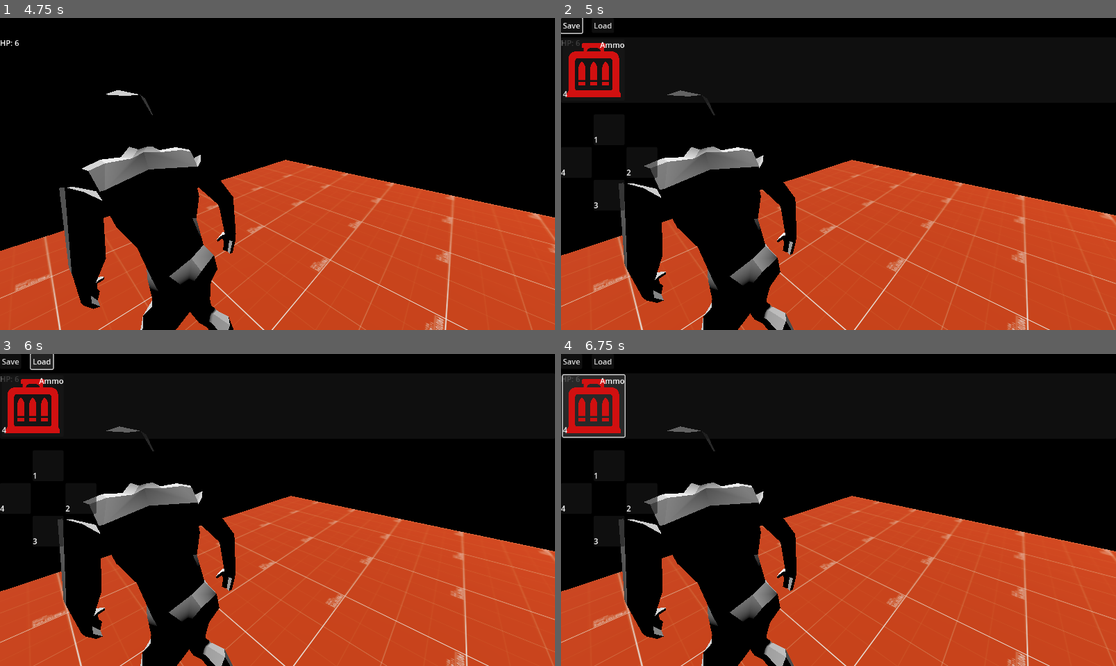
Above: before the commit, frames 1-4 (two rows, left to right).
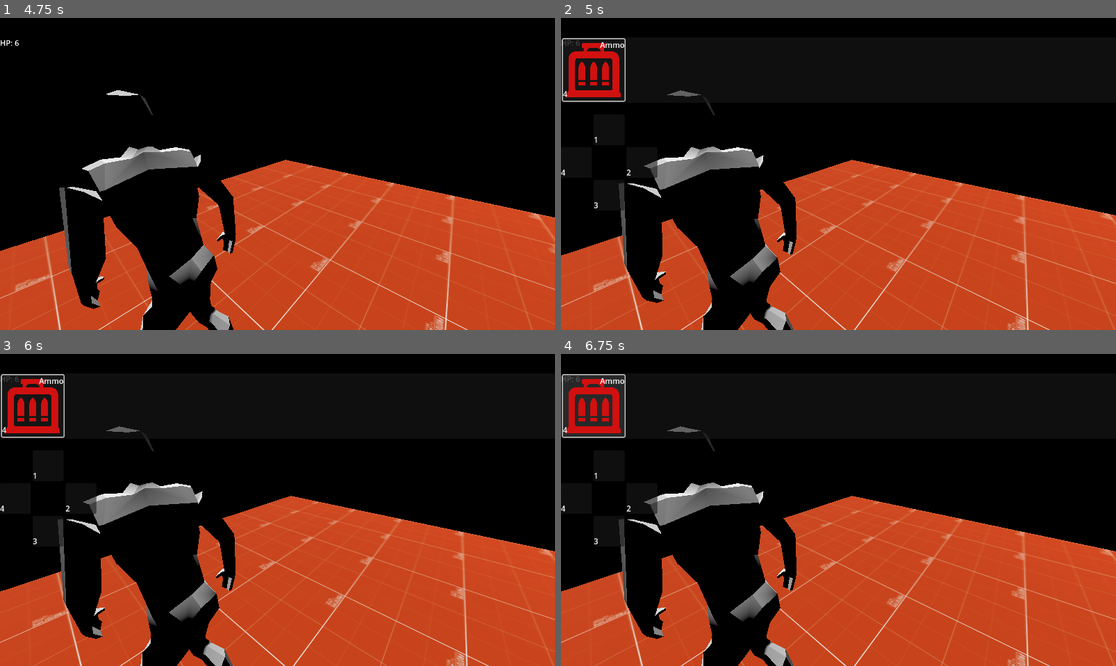
Above: after the commit, the same moments.

Repository: Vosnov/GD_APrototype
Game: Godot game, scene res://Scenes/test_scene.tscn
The game is run twice, just before and just after one commit, with the same random seed, the same clock (stepped at 60 frames per second) and the same inputs. The engine's default icon, where the game draws it, is replaced by a stand-in: a white triangle on a blue panel in a dark square.
Inputs (mouse positions are in pixels of both pictures, inside the frame that each line leads up to):
- Up to frame 1 (4.75 s): move the mouse to (305, 174) at 0.52 s; hold D (right) 0.53-1.28 s; tap E (action) at 0.6, 2.3, 2.85, 4.55 s; tap S (bottom) at 0.8, 1.35, 3.05, 4.35 s; move the mouse to (249, 174) at 1.27 s; hold A (left) 1.28-2.03 s; tap W (top) at 1.55, 2.1, 3.8 s; move the mouse to (288, 167) at 2.02 s; hold D (right) 2.03-3.53 s; move the mouse to (271, 180) at 2.77 s; move the mouse to (316, 177) at 3.52 s; hold Right mouse button (aim) 3.53-4.28 s; hold A (left) from 3.53 s (still down); tap Escape (ui_cancel) at 4.15 s; move the mouse to (233, 170) at 4.27 s
- Up to frame 2 (5 s): keep holding A (left); tap Tab (ui_menu) at 4.9 s
- Up to frame 3 (6 s): release A (left) at 5 s; click (11, 360) at 5 s, where only the run before the commit has a clickable "Save"; click (44, 360) at 5.75 s, where only the run before the commit has a clickable "Load"
- Up to frame 4 (6.75 s): click "Ammo" at 6.5 s

Frame 1 is identical in both runs. In frame 2, 0.3% of the frame differs, in the area x 0-12%, y 0-27%; in frame 3, 0.5%; in frame 4, less than 0.1%.

Commit message:
save room and save ui

Diff:
--- a/Nodes/Charecters/player.tscn
+++ b/Nodes/Charecters/player.tscn
@@ -147,7 +147,7 @@
 [node name="UI" parent="." instance=ExtResource("8_xdrrl")]
 
 [node name="BoneAttachment3D" type="BoneAttachment3D" parent="."]
-transform = Transform3D(-0.478844, 0.362164, 0.799716, 0.872429, 0.297847, 0.387498, -0.0978549, 0.883247, -0.458584, -0.341453, 1.15569, 1.50981)
+transform = Transform3D(-0.478902, 0.361211, 0.800112, 0.872469, 0.29676, 0.388239, -0.0972053, 0.884002, -0.457265, -0.341471, 1.16062, 1.51111)
 bone_name = "Bone.011.R"
 bone_idx = 14
 use_external_skeleton = true
@@ -160,37 +160,37 @@
 transform = Transform3D(-0.4, 0, -3.49691e-08, 0, 0.4, 0, 3.49691e-08, 0, -0.4, 0, 0, 0)
 
 [node name="Skeleton3D" parent="myNewPlayer/Armature" index="0"]
-bones/0/position = Vector3(-0.00133045, -0.372969, -0.00518709)
+bones/0/position = Vector3(-0.00133044, -0.367412, -0.00498747)
 bones/0/rotation = Quaternion(0.0186382, -0.196081, -0.00372765, 0.980404)
 bones/1/rotation = Quaternion(0.0697058, -1.36916e-08, -2.80468e-08, 0.997568)
 bones/2/rotation = Quaternion(0.112641, -2.86949e-14, 2.68558e-08, 0.993636)
 bones/3/rotation = Quaternion(-0.103738, 8.51478e-10, -3.35284e-09, 0.994605)
-bones/4/rotation = Quaternion(0.144386, 0.194061, -3.51096e-09, 0.970306)
+bones/4/rotation = Quaternion(0.120106, 0.194697, -2.1852e-09, 0.973482)
 bones/5/position = Vector3(0.203192, 1.00571, 0.0142442)
-bones/5/rotation = Quaternion(-0.0869494, -0.368614, -0.763551, 0.523023)
+bones/5/rotation = Quaternion(-0.08677, -0.368877, -0.76358, 0.522825)
 bones/6/position = Vector3(0.0114507, 0.377625, 0.0379625)
-bones/6/rotation = Quaternion(0.0506375, -0.208753, -0.368028, 0.904662)
-bones/7/rotation = Quaternion(0.58668, 0.183514, -0.0423472, 0.787614)
+bones/6/rotation = Quaternion(0.0506622, -0.208778, -0.367537, 0.904854)
+bones/7/rotation = Quaternion(0.585806, 0.18383, -0.0420252, 0.788208)
 bones/11/position = Vector3(-0.170101, 1.01711, 0.0341247)
-bones/11/rotation = Quaternion(0.236743, 0.45583, 0.677115, 0.526959)
+bones/11/rotation = Quaternion(0.237076, 0.456424, 0.676965, 0.526489)
 bones/12/position = Vector3(-0.0310587, 0.396934, -0.0644502)
-bones/12/rotation = Quaternion(0.389138, -0.0130122, 0.202872, 0.898468)
-bones/13/rotation = Quaternion(0.289829, 5.41285e-05, -0.173999, 0.941129)
+bones/12/rotation = Quaternion(0.388614, -0.0130323, 0.202788, 0.898714)
+bones/13/rotation = Quaternion(0.288894, 0.000106851, -0.173663, 0.941478)
 bones/17/position = Vector3(0.237362, 0.133262, 0.022537)
-bones/17/rotation = Quaternion(-0.317665, 0.184927, 0.912846, -0.177771)
+bones/17/rotation = Quaternion(-0.318809, 0.180688, 0.914223, -0.17294)
 bones/17/scale = Vector3(1.00004, 0.999997, 1.00006)
-bones/18/rotation = Quaternion(-0.121246, -0.0169104, -0.214832, 0.968948)
+bones/18/rotation = Quaternion(-0.115904, -0.0169327, -0.203776, 0.971985)
 bones/18/scale = Vector3(0.999992, 0.999997, 1)
 bones/19/position = Vector3(-0.246322, 0.130305, 0.0502838)
-bones/19/rotation = Quaternion(0.53958, 0.0516476, 0.835955, 0.0858272)
+bones/19/rotation = Quaternion(0.539118, 0.0481075, 0.836704, 0.0834524)
 bones/19/scale = Vector3(1.00003, 0.999998, 1.00006)
-bones/20/rotation = Quaternion(-0.14051, -0.0126753, 0.264211, 0.954091)
-bones/21/position = Vector3(-0.00997388, 1.04883, 1.57844)
-bones/22/position = Vector3(-0.344255, 1.10742, 1.54498)
-bones/23/position = Vector3(-0.348552, -2.08979, -0.410249)
+bones/20/rotation = Quaternion(-0.136147, -0.0124683, 0.256797, 0.956747)
+bones/21/position = Vector3(-0.00997388, 1.04883, 1.57956)
+bones/22/position = Vector3(-0.344255, 1.10742, 1.5461)
+bones/23/position = Vector3(-0.346546, -2.08866, -0.410167)
 bones/24/position = Vector3(-0.460418, -1.15801, 1.08426)
-bones/25/position = Vector3(0.29509, -2.10205, 0.541844)
-bones/26/position = Vector3(-0.0390934, -1.13181, 1.11252)
+bones/25/position = Vector3(0.296798, -2.09999, 0.541751)
+bones/26/position = Vector3(-0.0390696, -1.13178, 1.11242)
 
 [node name="CollisionShape3D" type="CollisionShape3D" parent="."]
 transform = Transform3D(1, 0, 0, 0, 1, 0, 0, 0, 1, 0, -0.0584707, -0.125943)
--- /dev/null
+++ b/Nodes/Interractive/save_node.tscn
@@ -0,0 +1,54 @@
+[gd_scene load_steps=9 format=3 uid="uid://dxoiu11eexkxk"]
+
+[ext_resource type="PackedScene" uid="uid://dlcvkcv24x2ro" path="res://Nodes/UI/save_ui.tscn" id="1_dakaw"]
+[ext_resource type="PackedScene" uid="uid://dtanochifrdyf" path="res://Nodes/Helpers/action_node.tscn" id="1_wobr0"]
+[ext_resource type="PackedScene" uid="uid://rhxly5n72acf" path="res://Nodes/ActiveSprites/door_accept_sprite.tscn" id="2_pjif8"]
+[ext_resource type="Texture2D" uid="uid://bdys0eqpecrig" path="res://Textures/prototype_512x512_blue1.png" id="3_ihryl"]
+
+[sub_resource type="GDScript" id="GDScript_ccgm4"]
+script/source = "extends Node3D
+
+@export var LEVEL_NAME: String = ''
+@export var SAVE_UI: PackedScene
+
+var save_ui: Node
+
+func _on_active_node_action_pressed():
+	if save_ui != null: return
+
+	GlobalVariables.save_data.level_name = LEVEL_NAME
+	save_ui = SAVE_UI.instantiate()
+	add_child(save_ui)
+"
+
+[sub_resource type="StandardMaterial3D" id="StandardMaterial3D_2elru"]
+albedo_texture = ExtResource("3_ihryl")
+uv1_triplanar = true
+
+[sub_resource type="BoxMesh" id="BoxMesh_mcrv6"]
+size = Vector3(0.3, 0.3, 0.5)
+
+[sub_resource type="SphereShape3D" id="SphereShape3D_5g0l4"]
+radius = 0.6
+
+[node name="SaveNode" type="Node3D"]
+script = SubResource("GDScript_ccgm4")
+SAVE_UI = ExtResource("1_dakaw")
+
+[node name="ActiveNode" parent="." node_paths=PackedStringArray("AREA") instance=ExtResource("1_wobr0")]
+transform = Transform3D(1, 0, 0, 0, 1, 0, 0, 0, 1, 0, 0.386963, 0)
+SPRITE = ExtResource("2_pjif8")
+AREA = NodePath("../Area3D")
+
+[node name="MeshInstance3D" type="MeshInstance3D" parent="."]
+material_override = SubResource("StandardMaterial3D_2elru")
+mesh = SubResource("BoxMesh_mcrv6")
+
+[node name="Area3D" type="Area3D" parent="."]
+collision_layer = 0
+collision_mask = 2
+
+[node name="CollisionShape3D" type="CollisionShape3D" parent="Area3D"]
+shape = SubResource("SphereShape3D_5g0l4")
+
+[connection signal="action_pressed" from="ActiveNode" to="." method="_on_active_node_action_pressed"]
--- /dev/null
+++ b/Nodes/UI/accept_ui.tscn
@@ -0,0 +1,57 @@
+[gd_scene load_steps=2 format=3 uid="uid://n6b5jqbuuxx4"]
+
+[ext_resource type="Script" path="res://Scripts/UI/accept_ui.gd" id="1_5hk11"]
+
+[node name="AcceptUI" type="Panel"]
+anchors_preset = 15
+anchor_right = 1.0
+anchor_bottom = 1.0
+grow_horizontal = 2
+grow_vertical = 2
+size_flags_horizontal = 0
+size_flags_vertical = 0
+script = ExtResource("1_5hk11")
+
+[node name="PanelContainer" type="PanelContainer" parent="."]
+layout_mode = 1
+anchors_preset = 8
+anchor_left = 0.5
+anchor_top = 0.5
+anchor_right = 0.5
+anchor_bottom = 0.5
+offset_left = -60.0
+offset_top = -38.5
+offset_right = 60.0
+offset_bottom = 38.5
+grow_horizontal = 2
+grow_vertical = 2
+
+[node name="MarginContainer" type="MarginContainer" parent="PanelContainer"]
+layout_mode = 2
+theme_override_constants/margin_left = 8
+theme_override_constants/margin_top = 8
+theme_override_constants/margin_right = 8
+theme_override_constants/margin_bottom = 8
+
+[node name="VBoxContainer" type="VBoxContainer" parent="PanelContainer/MarginContainer"]
+layout_mode = 2
+
+[node name="Message" type="Label" parent="PanelContainer/MarginContainer/VBoxContainer"]
+layout_mode = 2
+text = "Message"
+horizontal_alignment = 1
+
+[node name="HBoxContainer" type="HBoxContainer" parent="PanelContainer/MarginContainer/VBoxContainer"]
+layout_mode = 2
+size_flags_horizontal = 4
+
+[node name="Accept" type="Button" parent="PanelContainer/MarginContainer/VBoxContainer/HBoxContainer"]
+layout_mode = 2
+text = "OK"
+
+[node name="Cancel" type="Button" parent="PanelContainer/MarginContainer/VBoxContainer/HBoxContainer"]
+layout_mode = 2
+text = "CANCEL"
+
+[connection signal="button_down" from="PanelContainer/MarginContainer/VBoxContainer/HBoxContainer/Accept" to="." method="_on_accept_button_down"]
+[connection signal="button_down" from="PanelContainer/MarginContainer/VBoxContainer/HBoxContainer/Cancel" to="." method="_on_cancel_button_down"]
--- a/Nodes/UI/dead_screen.tscn
+++ b/Nodes/UI/dead_screen.tscn
@@ -7,7 +7,11 @@
 @onready var animation_player = $AnimationPlayer
 
 func _ready():
+	get_tree().paused = true
 	animation_player.play(\"dead_screen_anim\")
+
+func _exit_tree():
+	get_tree().paused = false
 
 func _on_animation_player_animation_finished(_anim_name):
 	get_tree().change_scene_to_file(MENU_SCENE)
--- a/Nodes/UI/inventory_ui.tscn
+++ b/Nodes/UI/inventory_ui.tscn
@@ -3,15 +3,20 @@
 [ext_resource type="PackedScene" uid="uid://d3tcd52wyjkjl" path="res://Nodes/UI/slot_ui.tscn" id="1_211y0"]
 [ext_resource type="PackedScene" uid="uid://dwq5ss75wb4w8" path="res://Nodes/UI/slot_gun_ui.tscn" id="2_wnedq"]
 
-[sub_resource type="GDScript" id="GDScript_t3ynw"]
+[sub_resource type="GDScript" id="GDScript_gxcol"]
 script/source = "extends Control
 
-func _on_button_button_down():
-	GameSave.save()
-
-
-func _on_button_2_button_down():
-	GameSave.load_save()
+func _ready():
+	get_tree().paused = true
+	Input.mouse_mode = Input.MOUSE_MODE_VISIBLE
+
+func _exit_tree():
+	Input.mouse_mode = Input.MOUSE_MODE_CAPTURED
+	get_tree().paused = false
+
+func _input(_event):
+	if Input.is_action_just_pressed('ui_cancel') or Input.is_action_just_pressed('ui_menu'):
+		queue_free()
 "
 
 [sub_resource type="GDScript" id="GDScript_cyvqe"]
@@ -71,7 +76,7 @@
 anchor_bottom = 1.0
 grow_horizontal = 2
 grow_vertical = 2
-script = SubResource("GDScript_t3ynw")
+script = SubResource("GDScript_gxcol")
 
 [node name="PanelContainer2" type="PanelContainer" parent="."]
 visible = false
@@ -203,19 +208,3 @@
 size_flags_horizontal = 0
 size_flags_vertical = 8
 text = "3"
-
-[node name="Button" type="Button" parent="."]
-layout_mode = 0
-offset_right = 8.0
-offset_bottom = 8.0
-text = "Save"
-
-[node name="Button2" type="Button" parent="."]
-layout_mode = 0
-offset_left = 64.0
-offset_right = 110.0
-offset_bottom = 31.0
-text = "Load"
-
-[connection signal="button_down" from="Button" to="." method="_on_button_button_down"]
-[connection signal="button_down" from="Button2" to="." method="_on_button_2_button_down"]
--- /dev/null
+++ b/Nodes/UI/save_btn.tscn
@@ -0,0 +1,75 @@
+[gd_scene load_steps=2 format=3 uid="uid://fkchkki1t0fg"]
+
+[ext_resource type="Script" path="res://Scripts/UI/save_btn_ui.gd" id="1_vfjbs"]
+
+[node name="SaveBtn" type="Button"]
+custom_minimum_size = Vector2(150, 200)
+script = ExtResource("1_vfjbs")
+SAVE_NAME = "Save"
+
+[node name="SaveName" type="Label" parent="."]
+layout_mode = 1
+anchors_preset = 5
+anchor_left = 0.5
+anchor_right = 0.5
+offset_left = -75.0
+offset_right = 75.0
+offset_bottom = 26.0
+grow_horizontal = 2
+text = "Save 1"
+horizontal_alignment = 1
+
+[node name="Control" type="Control" parent="."]
+layout_mode = 1
+anchors_preset = 14
+anchor_top = 0.5
+anchor_right = 1.0
+anchor_bottom = 0.5
+grow_horizontal = 2
+grow_vertical = 2
+
+[node name="VBoxContainer" type="VBoxContainer" parent="Control"]
+layout_mode = 1
+anchors_preset = 15
+anchor_right = 1.0
+anchor_bottom = 1.0
+grow_horizontal = 2
+grow_vertical = 2
+mouse_filter = 2
+alignment = 1
+
+[node name="LevelName" type="Label" parent="Control/VBoxContainer"]
+layout_mode = 2
+text = "Test"
+horizontal_alignment = 1
+vertical_alignment = 1
+uppercase = true
+
+[node name="Date" type="Label" parent="Control/VBoxContainer"]
+layout_mode = 2
+text = "13.07.2023 12:12"
+horizontal_alignment = 1
+vertical_alignment = 1
+
+[node name="PlayTime" type="Label" parent="Control/VBoxContainer"]
+layout_mode = 2
+text = "3:12"
+horizontal_alignment = 1
+vertical_alignment = 1
+
+[node name="EmptyLabel" type="Label" parent="Control"]
+visible = false
+layout_mode = 1
+anchors_preset = 8
+anchor_left = 0.5
+anchor_top = 0.5
+anchor_right = 0.5
+anchor_bottom = 0.5
+offset_left = -26.5
+offset_top = -13.0
+offset_right = 26.5
+offset_bottom = 13.0
+grow_horizontal = 2
+grow_vertical = 2
+text = "Empty"
+uppercase = true
--- /dev/null
+++ b/Nodes/UI/save_ui.tscn
@@ -0,0 +1,92 @@
+[gd_scene load_steps=4 format=3 uid="uid://dlcvkcv24x2ro"]
+
+[ext_resource type="PackedScene" uid="uid://n6b5jqbuuxx4" path="res://Nodes/UI/accept_ui.tscn" id="1_y2kgs"]
+[ext_resource type="PackedScene" uid="uid://fkchkki1t0fg" path="res://Nodes/UI/save_btn.tscn" id="2_yc81m"]
+
+[sub_resource type="GDScript" id="GDScript_d28fw"]
+script/source = "extends CanvasLayer
+
+@export var SAVE_MESSAGE: String
+@export var SAVE_COUNT = 4
+@export var ACCEPT_UI: PackedScene
+@export var SAVE_BTN_UI: PackedScene
+
+@onready var h_box_container = $Control/HBoxContainer
+
+var active_save_index = 0
+
+func _ready():
+	fill_save_buttons()
+
+	Input.mouse_mode = Input.MOUSE_MODE_VISIBLE
+	get_tree().paused = true
+	GlobalVariables.menu_ui_is_open = true
+
+func _exit_tree():
+	Input.mouse_mode = Input.MOUSE_MODE_CAPTURED
+	get_tree().paused = false
+	GlobalVariables.menu_ui_is_open = false
+
+func _on_button_button_down(index: int):
+	active_save_index = index
+	var accept_ui = ACCEPT_UI.instantiate() as AcceptUI
+	accept_ui.accept.connect(_on_accept)
+	accept_ui.MESSAGE = SAVE_MESSAGE
+	add_child(accept_ui)
+
+func _on_accept():
+	GameSave.save(active_save_index)
+	fill_save_buttons()
+
+func fill_save_buttons():
+	for child in h_box_container.get_children():
+		child.queue_free()
+
+	for index in range(SAVE_COUNT):
+		var save_data = GameSave.get_save_data(index)
+		var btn = SAVE_BTN_UI.instantiate() as SaveBtnUI
+		btn.SAVE_INDEX = index
+
+		if save_data != null:
+			btn.LEVEL_NAME = save_data.level_name
+			btn.DATE = save_data.date
+			btn.PLAY_TIME = '3:11'
+		else:
+			btn.IS_EMPTY = true
+
+		h_box_container.add_child(btn)
+		btn.button_down.connect(_on_button_button_down.bind(index))
+
+func _input(_event):
+	if Input.is_action_just_pressed('ui_cancel') or Input.is_action_just_pressed('ui_menu'):
+		queue_free()
+"
+
+[node name="SaveUI" type="CanvasLayer"]
+process_mode = 3
+script = SubResource("GDScript_d28fw")
+SAVE_MESSAGE = "Save?"
+ACCEPT_UI = ExtResource("1_y2kgs")
+SAVE_BTN_UI = ExtResource("2_yc81m")
+
+[node name="Control" type="Control" parent="."]
+layout_mode = 3
+anchors_preset = 15
+anchor_right = 1.0
+anchor_bottom = 1.0
+grow_horizontal = 2
+grow_vertical = 2
+
+[node name="HBoxContainer" type="HBoxContainer" parent="Control"]
+layout_mode = 1
+anchors_preset = 8
+anchor_left = 0.5
+anchor_top = 0.5
+anchor_right = 0.5
+anchor_bottom = 0.5
+offset_left = -20.0
+offset_top = -20.0
+offset_right = 20.0
+offset_bottom = 20.0
+grow_horizontal = 2
+grow_vertical = 2
--- a/Nodes/UI/ui.tscn
+++ b/Nodes/UI/ui.tscn
@@ -21,11 +21,6 @@
 	Events.connect(\"player_reload_data_ui\", _on_reload_data)
 	Events.connect(\"player_hp_ui\", _on_player_hp_ui)
 
-func close_inventory():
-	Input.mouse_mode = Input.MOUSE_MODE_CAPTURED
-	get_tree().paused = false
-	if inventory_instance != null: inventory_instance.queue_free()
-
 func _on_reload_data(amount: int, total_amount: int):
 	reload_label.text = str(\"Load amount: \", amount, \" Total amount: \", total_amount)
 
@@ -34,27 +29,16 @@
 
 func _input(_event):
 	if dead_screen_instance != null: return
+	if GlobalVariables.menu_ui_is_open: return
 
-	var inventory_is_just_open = false
 	if Input.is_action_just_pressed('ui_menu') and inventory_instance == null:
 		inventory_instance = INVENTORY_UI.instantiate()
-		inventory_is_just_open = true
 		add_child(inventory_instance)
-		get_tree().paused = true
-		Input.mouse_mode = Input.MOUSE_MODE_VISIBLE
-
-	if inventory_is_just_open: return
-	if Input.is_action_just_pressed('ui_cancel') or Input.is_action_just_pressed('ui_menu'):
-		close_inventory()
 
 func _on_player_dead():
-	close_inventory()
+	if inventory_instance != null: inventory_instance.queue_free()
 	dead_screen_instance = DEAD_SCREEN.instantiate()
 	add_child(dead_screen_instance)
-	get_tree().paused = true
-
-func _exit_tree():
-	get_tree().paused = false
 "
 
 [sub_resource type="GDScript" id="GDScript_py8tj"]
--- /dev/null
+++ b/Scenes/save_room.tscn
@@ -0,0 +1,47 @@
+[gd_scene load_steps=7 format=3 uid="uid://d1176uscfh47u"]
+
+[ext_resource type="Material" uid="uid://bnqe3hv7a5mjc" path="res://Materials/test_mat_1.tres" id="1_0371a"]
+[ext_resource type="Material" uid="uid://dwxhp3awetry4" path="res://Materials/test_mat_3.tres" id="2_k1qyr"]
+[ext_resource type="PackedScene" uid="uid://dmruxdnqw4rtm" path="res://Nodes/Charecters/player.tscn" id="3_ka1ri"]
+[ext_resource type="PackedScene" uid="uid://728vxpr147if" path="res://Nodes/MainCamera.tscn" id="4_x7b7k"]
+[ext_resource type="PackedScene" uid="uid://dsbmcxe7n4yyv" path="res://Nodes/Interractive/door.tscn" id="5_lcrnd"]
+[ext_resource type="PackedScene" uid="uid://dxoiu11eexkxk" path="res://Nodes/Interractive/save_node.tscn" id="6_0p0iw"]
+
+[node name="SaveRoom" type="Node3D"]
+
+[node name="CSGCombiner3D" type="CSGCombiner3D" parent="."]
+use_collision = true
+
+[node name="CSGBox3D" type="CSGBox3D" parent="CSGCombiner3D"]
+transform = Transform3D(1, 0, 0, 0, 1, 0, 0, 0, 1, 0, 2, 0)
+size = Vector3(15, 5, 15)
+material = ExtResource("1_0371a")
+
+[node name="CSGBox3D" type="CSGBox3D" parent="CSGCombiner3D/CSGBox3D"]
+transform = Transform3D(1, 0, 0, 0, 1, 0, 0, 0, 1, 0, 1, 0.500655)
+operation = 2
+size = Vector3(6, 5, 6)
+material = ExtResource("1_0371a")
+
+[node name="CSGBox3D3" type="CSGBox3D" parent="CSGCombiner3D"]
+transform = Transform3D(1, 0, 0, 0, 1, 0, 0, 0, 1, -1, 0.5, -2.53171)
+size = Vector3(2, 2, 2)
+material = ExtResource("2_k1qyr")
+
+[node name="DirectionalLight3D" type="DirectionalLight3D" parent="."]
+transform = Transform3D(0.57524, -0.817295, -0.0335911, 0.509323, 0.325741, 0.796544, -0.640069, -0.475313, 0.603646, 0, 7.97113, 0)
+
+[node name="Player2" parent="." instance=ExtResource("3_ka1ri")]
+transform = Transform3D(1, 0, 1.06581e-14, 0, 1, 0, -1.06581e-14, 0, 1, 0.111892, 1.45736, 2.36333)
+
+[node name="CameraController2" parent="." node_paths=PackedStringArray("TARGET") instance=ExtResource("4_x7b7k")]
+transform = Transform3D(1, 0, 1.06581e-14, 0, 1, 0, -1.06581e-14, 0, 1, 0.111892, 1.45736, 2.36333)
+TARGET = NodePath("../Player2")
+
+[node name="Door" parent="." instance=ExtResource("5_lcrnd")]
+transform = Transform3D(1, 0, 0, 0, 1, 0, 0, 0, 1, 0, 1.5, 3.95)
+NEXT_SCENE = "res://Scenes/test_scene.tscn"
+
+[node name="SaveNode" parent="." instance=ExtResource("6_0p0iw")]
+transform = Transform3D(-4.37114e-08, 0, 1, 0, 1, 0, -1, 0, -4.37114e-08, -0.639866, 1.56396, -1.81688)
+LEVEL_NAME = "Save Room"
--- a/Scenes/test_scene.tscn
+++ b/Scenes/test_scene.tscn
@@ -87,7 +87,7 @@
 
 [node name="Door6" parent="." instance=ExtResource("7_1ch7u")]
 transform = Transform3D(-4.37114e-08, 0, 1, 0, 1, 0, -1, 0, -4.37114e-08, 10.45, 1.5, -9)
-ACCEPT_STATE = 2
+NEXT_SCENE = "res://Scenes/save_room.tscn"
 
 [node name="Player2" parent="." instance=ExtResource("1_i475y")]
 transform = Transform3D(-4.37114e-08, 0, 1, 0, 1, 0, -1, 0, -4.37114e-08, 1.07001, 1.52476, 9.83544)
--- a/Scripts/Global/game_save.gd
+++ b/Scripts/Global/game_save.gd
@@ -1,28 +1,25 @@
 extends Node
 
-@export var SAVE_FILE_NAME = "user://save.dat"
+@export var PATH = 'user://'
+@export var SAVE_FILE_NAME = "save"
+@export var EXTENSION = '.dat'
 
-func save():
-	var file = FileAccess.open(SAVE_FILE_NAME, FileAccess.WRITE)
+func save(index: int):
+	var file = FileAccess.open(get_file_name(index), FileAccess.WRITE)
 	if file == null:
 		printerr("Save file error")
 		return
 
 	var data = {
 		'slots': Inventory.SLOTS.map(func(slot): return slot.get_data()),
-		'global': GlobalVariables.get_data()
+		'global': GlobalVariables.get_data(),
+		'save_data': GlobalVariables.get_save_data()
 	}
 	file.store_string(var_to_str(data))
 
-func load_save():
-	if not FileAccess.file_exists(SAVE_FILE_NAME):
-		printerr('Load file not found')
-		return
-
-	var file = FileAccess.open(SAVE_FILE_NAME, FileAccess.READ)
-	if file == null:
-		printerr("Load file error")
-		return
+func load_save(index: int):
+	var file = load_file(index)
+	if file == null: return
 
 	var data = str_to_var(file.get_as_text())
 
@@ -30,6 +27,26 @@
 	GlobalVariables.set_data(data.global)
 
 	Events.inventory_update.emit()
+
+func load_file(index: int) -> FileAccess:
+	if not FileAccess.file_exists(get_file_name(index)):
+		printerr('Save file not found')
+		return null
+
+	var file = FileAccess.open(get_file_name(index), FileAccess.READ)
+	if file == null:
+		printerr("Cant read save file")
+		return null
+	return file
+
+func get_save_data(index: int):
+	var file = load_file(index)
+	if file == null: return null
+	var data = str_to_var(file.get_as_text())
+	return data.save_data
+
+func get_file_name(index: int) -> String:
+	return str(PATH, SAVE_FILE_NAME, '_', index, EXTENSION)
 
 func parse_slots(slots_dict: Array) -> Array[SlotData]:
 	var new_slots: Array[SlotData] = []
--- a/Scripts/Global/global_variables.gd
+++ b/Scripts/Global/global_variables.gd
@@ -7,9 +7,11 @@
 var player_ammo_load: Dictionary = {}
 var active_gun: GunData
 
+var menu_ui_is_open = false
 var player_is_runing = false
 var player_is_aim = false
 var player_target_is_full = false
+var save_data: Dictionary = {}
 
 func get_data() -> Dictionary:
 	return {
@@ -24,3 +26,12 @@
 	no_spawn_enemys = dict.no_spawn_enemys
 	player_spawn_data = dict.player_spawn_data
 	player_ammo_load = dict.player_ammo_load
+
+func get_save_data() -> Dictionary:
+	save_data.date = get_current_date()
+	return save_data
+
+func get_current_date() -> String:
+	var date = Time.get_date_dict_from_system()
+	var time = Time.get_time_dict_from_system()
+	return "%02d.%02d.%02d %02d:%02d" % [date.day, date.month, date.year, time.hour, time.minute]
--- /dev/null
+++ b/Scripts/UI/accept_ui.gd
@@ -0,0 +1,27 @@
+extends Panel
+class_name AcceptUI
+
+signal accept()
+signal cancel()
+
+@onready var message = $PanelContainer/MarginContainer/VBoxContainer/Message
+@onready var accept_label = $PanelContainer/MarginContainer/VBoxContainer/HBoxContainer/Accept
+@onready var cancel_label = $PanelContainer/MarginContainer/VBoxContainer/HBoxContainer/Cancel
+
+@export_multiline var MESSAGE: String
+@export var ACCEPT_LABEL = 'OK'
+@export var CANCEL_LABEL = 'CANCEL'
+
+func _ready():
+	message.text = MESSAGE
+	accept_label.text = ACCEPT_LABEL
+	cancel_label.text = CANCEL_LABEL
+
+func _on_accept_button_down():
+	accept.emit()
+	queue_free()
+
+
+func _on_cancel_button_down():
+	cancel.emit()
+	queue_free()
--- /dev/null
+++ b/Scripts/UI/save_btn_ui.gd
@@ -0,0 +1,28 @@
+extends Button
+class_name SaveBtnUI
+
+@export var IS_EMPTY = false
+@export var SAVE_INDEX = 0
+@export var SAVE_NAME: String
+@export var LEVEL_NAME: String
+@export var DATE: String
+@export var PLAY_TIME: String
+
+@onready var v_box_container = $Control/VBoxContainer
+@onready var save_name = $SaveName
+@onready var level_name = $Control/VBoxContainer/LevelName
+@onready var date = $Control/VBoxContainer/Date
+@onready var play_time = $Control/VBoxContainer/PlayTime
+@onready var empty_label = $Control/EmptyLabel
+
+func _ready():
+	save_name.text = str(SAVE_NAME, ' ', SAVE_INDEX + 1)
+
+	if IS_EMPTY:
+		v_box_container.visible = false
+		empty_label.visible = true
+		return
+
+	level_name.text = LEVEL_NAME
+	date.text = DATE
+	play_time.text = PLAY_TIME
